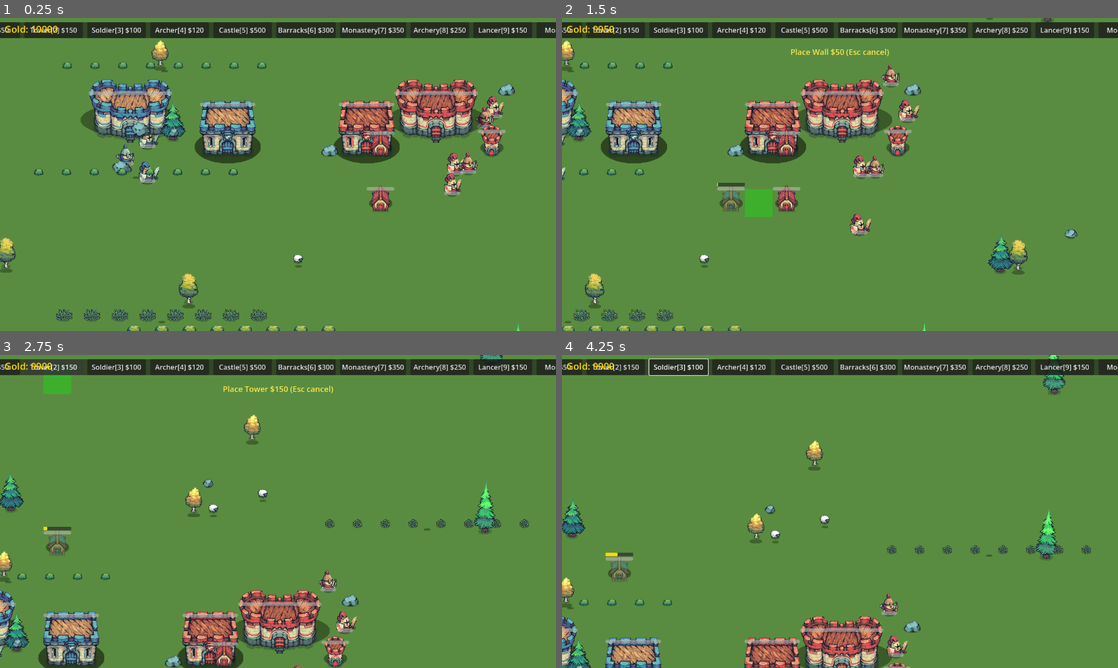
Above: before the commit, frames 1-4 (two rows, left to right).
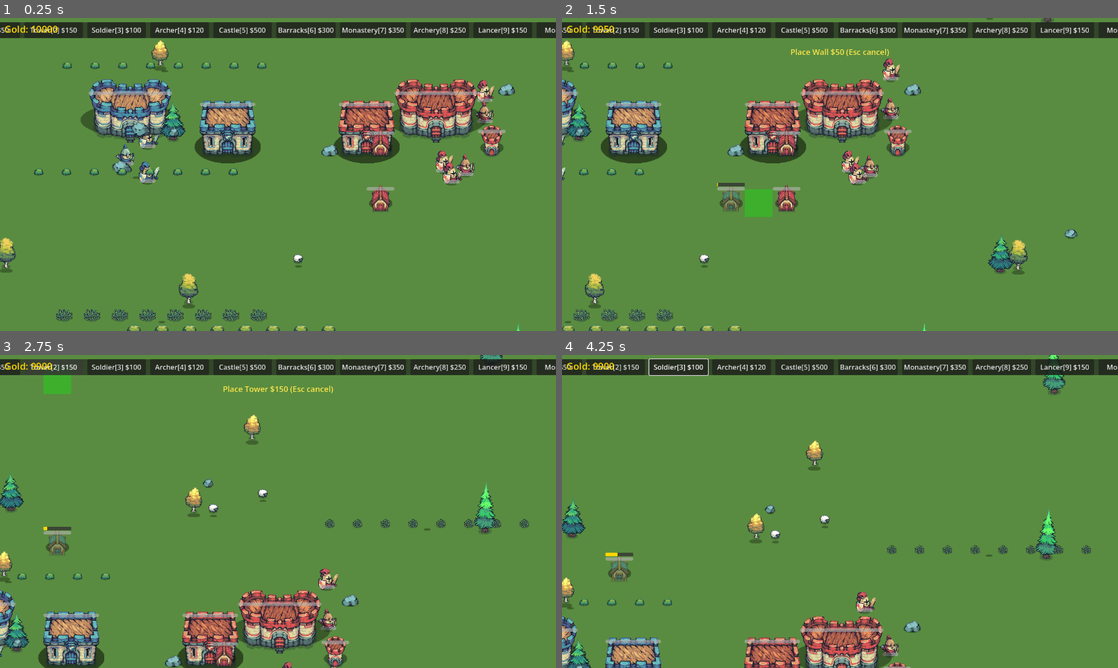
Above: after the commit, the same moments.

Repository: IguanaYu/godot_rts_start
Game: Godot game, scene res://scenes/main.tscn
The game is run twice, just before and just after one commit, with the same random seed, the same clock (stepped at 60 frames per second) and the same inputs.
Inputs (mouse positions are in pixels of both pictures, inside the frame that each line leads up to):
- Up to frame 1 (0.25 s): no input
- Up to frame 2 (1.5 s): tap Enter at 0.5 s; move the mouse to (962, 158) at 0.52 s; hold Right 0.53-1.25 s; tap 1 at 0.6 s; click (962, 158) at 0.67 s; drag from (728, 190) to (812, 237) at 1.27 s
- Up to frame 3 (2.75 s): click "Tower[2] $150" at 2 s
- Up to frame 4 (4.25 s): move the mouse to (895, 442) at 2.77 s; hold Right 2.78-3.5 s; tap 3 at 2.85 s; tap Enter at 3.5 s; drag from (812, 574) to (673, 464) at 3.52 s

The runs differ from the first frame. In frame 1, 1.1% of the frame differs, in the area x 78-91%, y 19-58%; in frame 2, 1.2%, in the area x 50-65%, y 12-70%; in frame 3, 0.6%; in frame 4, 0.6%.

Commit message:
添加敌方AI联动战斗响应：被攻击时报警通知附近友军支援

Diff:
--- a/scripts/arrow.gd
+++ b/scripts/arrow.gd
@@ -7,6 +7,7 @@
 var progress: float = 0.0
 var hit_target = null
 var hit_damage: int = 0
+var shooter = null
 
 @onready var sprite: ColorRect = $ArrowSprite
 
@@ -28,7 +29,7 @@
 	progress += speed * delta / total_dist
 	if progress >= 1.0:
 		if hit_target != null and is_instance_valid(hit_target) and not hit_target.is_dead():
-			hit_target.take_damage(hit_damage)
+			hit_target.take_damage(hit_damage, shooter)
 		queue_free()
 		return
 
--- a/scripts/building.gd
+++ b/scripts/building.gd
@@ -290,16 +290,29 @@
 	arrow.setup(global_position, target.global_position)
 	arrow.hit_target = target
 	arrow.hit_damage = int(attack_damage)
-
-func take_damage(amount: int) -> void:
+	arrow.shooter = self
+
+func take_damage(amount: int, attacker = null) -> void:
 	if Engine.is_editor_hint():
 		return
 	if _is_dead:
 		return
 	hp = max(0, hp - amount)
 	_update_hp_bar()
+	if attacker and team == Team.ENEMY:
+		_alert_nearby_enemies(attacker)
 	if hp <= 0:
 		die()
+
+func _alert_nearby_enemies(attacker) -> void:
+	var alert_range := 500.0
+	for u in get_tree().get_nodes_in_group("enemy_units"):
+		if u.is_dead():
+			continue
+		if global_position.distance_to(u.global_position) <= alert_range:
+			var ai = u.get_node_or_null("EnemyAI")
+			if ai and ai.has_method("on_attacked"):
+				ai.on_attacked(attacker)
 
 func die() -> void:
 	_is_dead = true
--- a/scripts/enemy_ai.gd
+++ b/scripts/enemy_ai.gd
@@ -132,3 +132,6 @@
 		return
 	chase_target = attacker
 	ai_state = AIState.CHASE
+	# 打断当前巡逻移动，让AI立即接管
+	if unit.get("state") == UnitScript.UnitState.MOVE:
+		unit.set("state", UnitScript.UnitState.IDLE)
--- a/scripts/main.gd
+++ b/scripts/main.gd
@@ -224,6 +224,7 @@
 		enemy_units_node.add_child(unit)
 		unit.add_to_group("enemy_units")
 		var ai := Node2D.new()
+		ai.name = "EnemyAI"
 		ai.set_script(load("res://scripts/enemy_ai.gd"))
 		unit.add_child(ai)
 
--- a/scripts/unit.gd
+++ b/scripts/unit.gd
@@ -394,7 +394,7 @@
 		if unit_type == UnitType.ARCHER:
 			_spawn_arrow(attack_target)
 		else:
-			attack_target.take_damage(attack_damage)
+			attack_target.take_damage(attack_damage, self)
 
 func _spawn_arrow(target) -> void:
 	var arrow_scene := load("res://scenes/arrow.tscn")
@@ -403,16 +403,34 @@
 	arrow.setup(global_position, target.global_position)
 	arrow.hit_target = target
 	arrow.hit_damage = attack_damage
-
-func take_damage(amount: int) -> void:
+	arrow.shooter = self
+
+func take_damage(amount: int, attacker = null) -> void:
 	if Engine.is_editor_hint():
 		return
 	if state == UnitState.DEAD:
 		return
 	hp = max(0, hp - amount)
 	_update_hp_bar()
+	if attacker and team == Team.ENEMY:
+		_alert_enemy_response(attacker)
 	if hp <= 0:
 		die()
+
+func _alert_enemy_response(attacker) -> void:
+	# 通知自身AI
+	var ai = get_node_or_null("EnemyAI")
+	if ai and ai.has_method("on_attacked"):
+		ai.on_attacked(attacker)
+	# 广播给附近友军
+	var alert_range := 400.0
+	for u in get_tree().get_nodes_in_group("enemy_units"):
+		if u == self or u.is_dead():
+			continue
+		if global_position.distance_to(u.global_position) <= alert_range:
+			var ally_ai = u.get_node_or_null("EnemyAI")
+			if ally_ai and ally_ai.has_method("on_attacked"):
+				ally_ai.on_attacked(attacker)
 
 func die() -> void:
 	state = UnitState.DEAD
Not shown, changed: claude.md
